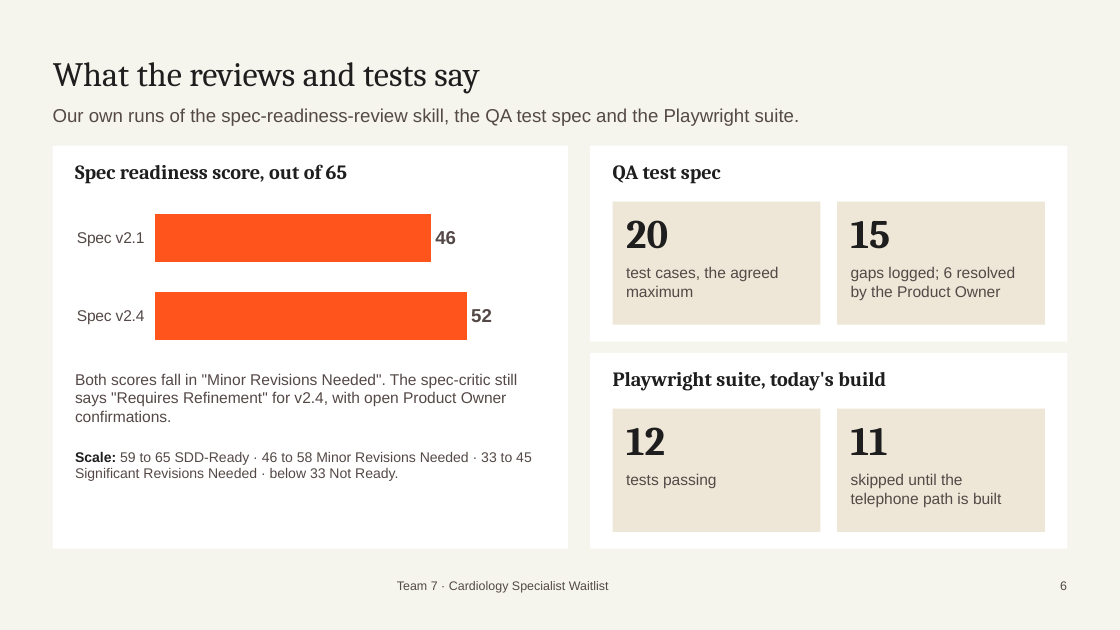
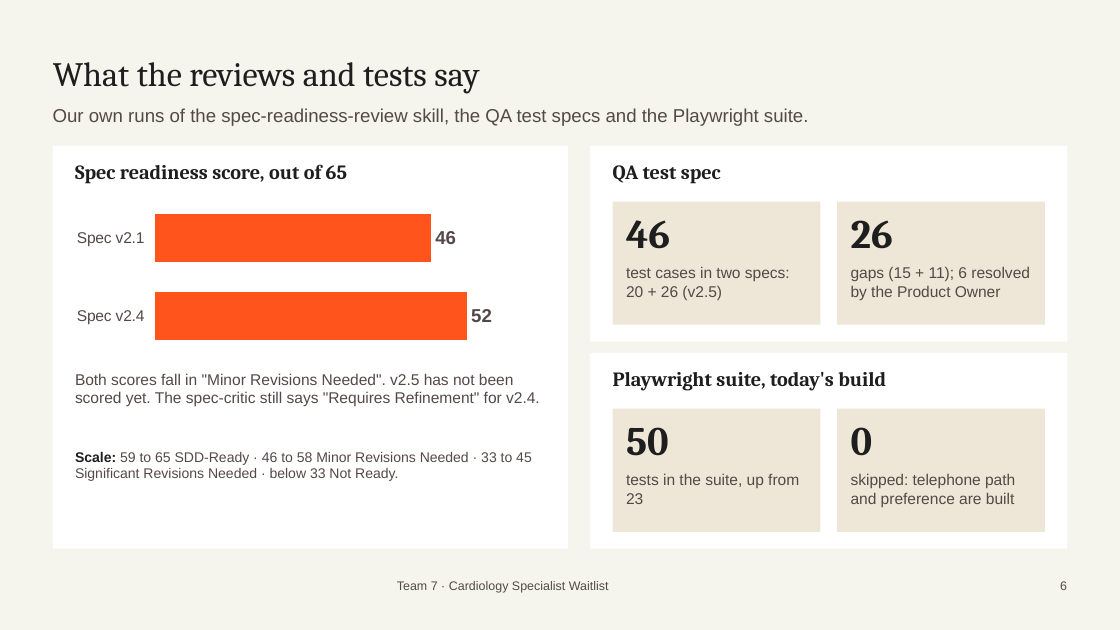
Before and after one commit to uangelesQ/hackaton_Specialist_Appointment_Scheduling_Waitlist-, a slide deck: slide 6 of docs/hackathon-presentation.pptx. Drawn at 1120x630 pixels with LibreOffice and Linux fonts; fonts in the diff are those of the drawing; background and template pictures are left out. Boxes give left, top, right and bottom in pixels: in the first picture for what was removed or moved away, otherwise in the second. Text is boxed around its words. In the diff, an @@ line names an element or a change of style, - is before the commit and + after.

Commit message:
Updated playwright version

```diff
--- a/docs/hackathon-presentation.pptx
+++ b/docs/hackathon-presentation.pptx
@@ text at [53,108,809,126]: text changed @@
-Our own runs of the spec-readiness-review skill, the QA test spec and the Playwright suite.
+Our own runs of the spec-readiness-review skill, the QA test specs and the Playwright suite.
@@ text at [626,220,670,249]: text changed @@
-20
+46
@@ text at [851,220,893,249]: text changed @@
-15
+26
@@ text at [626,266,790,300]: text changed @@
-test cases, the agreed maximum
+test cases in two specs: 20 + 26 (v2.5)
@@ text at [851,266,1030,300]: text changed @@
-gaps logged; 6 resolved by the Product Owner
+gaps (15 + 11); 6 resolved by the Product Owner
@@ text at [75,373,540,406]: text changed @@
-Both scores fall in "Minor Revisions Needed". The spec-critic still says "Requires Refinement" for v2.4, with open Product Owner confirmations.
+Both scores fall in "Minor Revisions Needed". v2.5 has not been scored yet. The spec-critic still says "Requires Refinement" for v2.4.
@@ text at [626,427,669,456]: text changed @@
-12
+50
@@ text at [851,427,873,456]: text changed @@
-11
+0
@@ text at [626,473,799,504]: text changed @@
-tests passing
+tests in the suite, up from 23
@@ text at [851,473,1015,507]: text changed @@
-skipped until the telephone path is built
+skipped: telephone path and preference are built
```
Also in this commit, not shown: 5 other slides changed, 35 other files.
